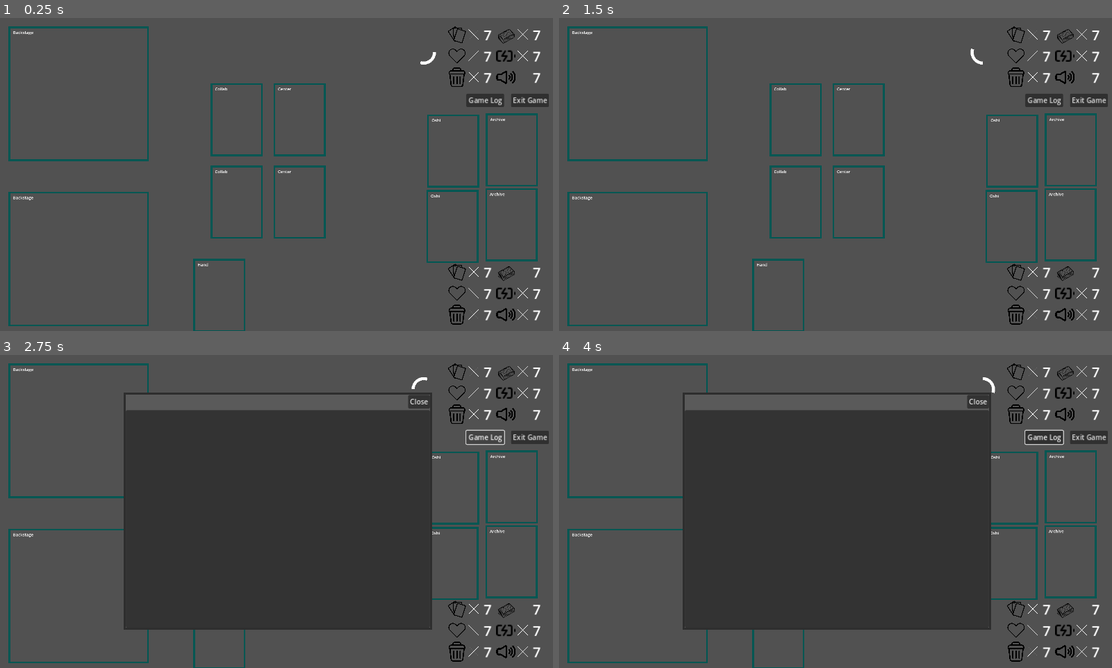
Above: before the commit, frames 1-4 (two rows, left to right).
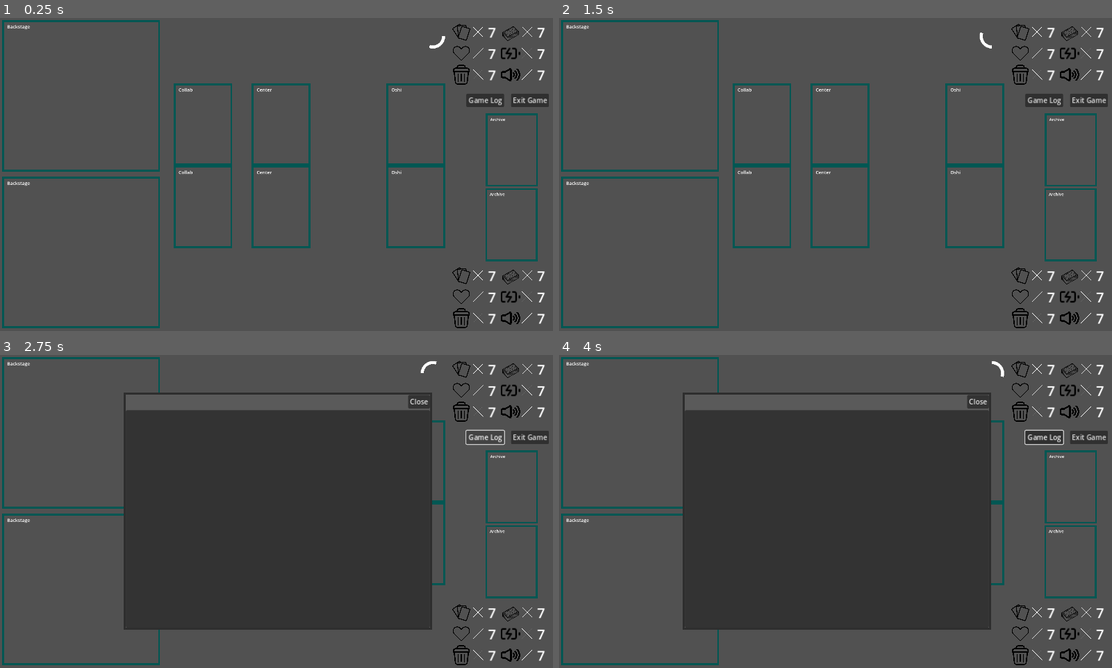
Above: after the commit, the same moments.

Repository: daniel-k-taylor/holocardclient
Game: Godot game, scene res://scenes/game/game.tscn
Same seed, same stepped clock (60 frames per second), same inputs: the game is played once before the commit and once after it. This scene is started directly instead of the project's main scene.
Inputs (mouse positions are in pixels of both pictures, inside the frame that each line leads up to):
- Up to frame 1 (0.25 s): no input
- Up to frame 2 (1.5 s): click "Game Log" at 0.5 s; click "Game Log" at 1.25 s
- Up to frame 3 (2.75 s): click "Game Log" at 2 s
- Up to frame 4 (4 s): tap Enter at 2.75 s; move the mouse to (957, 495) at 2.77 s; move the mouse to (724, 527) at 3.52 s

The runs differ from the first frame. In frame 1, 7.6% of the frame differs, in the area x 0-99%, y 0-100%; in frame 2, 7.6%; in frame 3, 4.4%; in frame 4, 4.4%.

Commit message:
hand layout and resizing things

Diff:
--- a/scenes/game/card_base.gd
+++ b/scenes/game/card_base.gd
@@ -5,7 +5,10 @@
 signal hover_card(card_id, card, hover)
 
 const DefaultCardSize = Vector2(250.0, 350.0)
-const DefaultCardScale = 0.4
+const DefaultCardScale = 0.5
+const StageCardScale = 0.45
+const ReferenceCardScale = 0.6
+const ArchiveCardScale = 0.4
 
 const CheerIndicatorScene = preload("res://scenes/game/cheer_indicator.tscn")
 const CardTextInfoScene = preload("res://scenes/game/card_text_info.tscn")
@@ -41,6 +44,8 @@
 	if is_big_card:
 		visible = false
 		selection_button.visible = false
+	if scale.x == 1.0:
+		scale = Vector2(DefaultCardScale, DefaultCardScale)
 
 func create_card(definition, definition_id, card_id, card_type):
 	_definition = definition
@@ -57,7 +62,6 @@
 func initialize_graphics():
 	card_image.texture = load("res://assets/cards/" + _definition_id + ".png")
 	set_button_visible(false)
-	scale = Vector2(DefaultCardScale, DefaultCardScale)
 	_update_stats()
 	_update_english_text()
 
@@ -76,6 +80,12 @@
 
 func get_texture():
 	return card_image.texture
+
+func on_add_to_zone():
+	if _resting:
+		rotation_degrees = 90
+	else:
+		rotation_degrees = 0
 
 func copy_graphics(card : CardBase):
 	selection_button.visible = false
--- a/scenes/game/card_base.tscn
+++ b/scenes/game/card_base.tscn
@@ -140,7 +140,7 @@
 [node name="MarginContainer" type="MarginContainer" parent="OuterMargin/InnerMargin/PanelContainer/CheerIndicators"]
 layout_mode = 2
 mouse_filter = 2
-theme_override_constants/margin_top = 70
+theme_override_constants/margin_top = 60
 
 [node name="PanelContainer" type="PanelContainer" parent="OuterMargin/InnerMargin/PanelContainer/CheerIndicators"]
 layout_mode = 2
--- a/scenes/game/card_popout.gd
+++ b/scenes/game/card_popout.gd
@@ -7,7 +7,7 @@
 @onready var action_button2 : MultiChoiceButton = $PanelContainer/VBoxContainer/TitleBar/VBoxContainer/HBoxContainer2/ActionButton2
 @onready var action_buttons : Array[MultiChoiceButton] = [action_button1, action_button2]
 
-
+const MaxColumns = 6
 
 const PopoutElementScene = preload("res://scenes/game/popout_element.tscn")
 var callbacks = []
@@ -19,7 +19,7 @@
 	if get_parent() == get_tree().root:
 		var test_cards = []
 		for i in range(33):
-			test_cards.append(CardDatabase.test_create_card("id_" + str(i), "hSD01-001"))
+			test_cards.append(CardDatabase.test_create_card("id_" + str(i), "hSD01-003"))
 
 		show_panel(
 			"[b]Test[/b] here are some instructions",
@@ -51,10 +51,10 @@
 	var count = len(cards)
 	add_card_elements(count)
 
-	if count < 10:
+	if count < MaxColumns:
 		card_grid.columns = max(1, count)
 	else:
-		card_grid.columns = 10
+		card_grid.columns = MaxColumns
 
 	var order_cards_mode = popout_choice_info["order_cards_mode"]
 
--- a/scenes/game/card_zone.gd
+++ b/scenes/game/card_zone.gd
@@ -10,6 +10,10 @@
 @onready var loc5 = $Margin/Layout/GridContainer/ZoneLocation5
 @onready var loc6 = $Margin/Layout/GridContainer/ZoneLocation6
 @onready var zone_locations = [loc1, loc2, loc3, loc4, loc5, loc6]
+
+@onready var CenterCardOval = Vector2(get_viewport().content_scale_size) * Vector2(0.5, 1.3)
+@onready var HorizontalRadius = get_viewport().content_scale_size.x * 0.55
+@onready var VerticalRadius = get_viewport().content_scale_size.y * 0.4
 
 @export var zone_name : String = "Unset" :
 	set(value):
@@ -47,7 +51,7 @@
 func _ready() -> void:
 	zone_text_label.text = zone_name
 	_update_locations()
-	if layout_style == LayoutStyle.Floating:
+	if layout_style == LayoutStyle.Floating or layout_style == LayoutStyle.Hand:
 		set_transparent(true)
 
 func set_transparent(is_transparent):
@@ -60,7 +64,16 @@
 	layout_style = style
 
 func add_card(card : CardBase, at_index : int = -1):
-	set_transparent(false)
+	card.on_add_to_zone()
+	match layout_style:
+		LayoutStyle.Hand:
+			card.scale = Vector2(CardBase.DefaultCardScale, CardBase.DefaultCardScale)
+		LayoutStyle.Archive:
+			card.scale = Vector2(CardBase.ArchiveCardScale, CardBase.ArchiveCardScale)
+		_:
+			card.scale = Vector2(CardBase.StageCardScale, CardBase.StageCardScale)
+	if layout_style == LayoutStyle.Floating:
+		set_transparent(false)
 	if at_index != -1:
 		cards.insert(at_index, card)
 	else:
@@ -73,11 +86,7 @@
 		card_offset = cards[0].scale * (CardBase.DefaultCardSize / 2)
 	if layout_style == LayoutStyle.Hand:
 		order_hand()
-		var center = loc1.global_position + card_offset
-		for i in range(len(cards)):
-			var card = cards[i]
-			card.position = center
-			card.position.x += i * 80
+		layout_player_hand()
 	elif layout_style == LayoutStyle.Backstage:
 		assert(len(cards) < 7)
 		for i in range(len(cards)):
@@ -114,3 +123,37 @@
 	func(a, b):
 		return a.compare(b)
 	)
+
+func layout_player_hand():
+	var num_cards = len(cards)
+	if num_cards > 0:
+		if num_cards == 1:
+			var card : CardBase = cards[0]
+			var angle = deg_to_rad(90)
+			var ovalAngleVector = Vector2(HorizontalRadius * cos(angle), -VerticalRadius * sin(angle))
+			var dst_pos = CenterCardOval + ovalAngleVector
+			card.position = dst_pos
+		else:
+			var min_angle = deg_to_rad(60)
+			var max_angle = deg_to_rad(120)
+			var max_angle_diff = deg_to_rad(10)
+
+			var angle_diff = (max_angle - min_angle) / (num_cards - 1)
+			if angle_diff > max_angle_diff:
+				angle_diff = max_angle_diff
+				var total_angle = min_angle + angle_diff * (num_cards - 1)
+				var extra_angle = (max_angle - total_angle) / 2
+				min_angle += extra_angle
+				max_angle -= extra_angle
+
+			for i in range(num_cards):
+				var card : CardBase = cards[i]
+
+				# Calculate the angle for this card, distributing the cards evenly between min_angle and max_angle
+				var angle = min_angle + i * (max_angle - min_angle) / (num_cards - 1)
+
+				var ovalAngleVector = Vector2(HorizontalRadius * cos(angle), -VerticalRadius * sin(angle))
+				var dst_pos = CenterCardOval + ovalAngleVector # - size/2
+				var dst_rot = (90 - rad_to_deg(angle)) / 4
+				card.position = dst_pos
+				card.rotation_degrees = dst_rot
--- a/scenes/game/card_zone.tscn
+++ b/scenes/game/card_zone.tscn
@@ -32,7 +32,7 @@
 [node name="ZoneName" type="Label" parent="Margin/Layout"]
 layout_mode = 2
 theme_override_font_sizes/font_size = 24
-text = "ZoneName"
+text = "Unset"
 
 [node name="GridContainer" type="GridContainer" parent="Margin/Layout"]
 layout_mode = 2
@@ -44,26 +44,31 @@
 size_flags_vertical = 3
 
 [node name="ZoneLocation2" type="MarginContainer" parent="Margin/Layout/GridContainer"]
+visible = false
 custom_minimum_size = Vector2(250, 350)
 layout_mode = 2
 size_flags_vertical = 3
 
 [node name="ZoneLocation3" type="MarginContainer" parent="Margin/Layout/GridContainer"]
+visible = false
 custom_minimum_size = Vector2(250, 350)
 layout_mode = 2
 size_flags_vertical = 3
 
 [node name="ZoneLocation4" type="MarginContainer" parent="Margin/Layout/GridContainer"]
+visible = false
 custom_minimum_size = Vector2(250, 350)
 layout_mode = 2
 size_flags_vertical = 3
 
 [node name="ZoneLocation5" type="MarginContainer" parent="Margin/Layout/GridContainer"]
+visible = false
 custom_minimum_size = Vector2(250, 350)
 layout_mode = 2
 size_flags_vertical = 3
 
 [node name="ZoneLocation6" type="MarginContainer" parent="Margin/Layout/GridContainer"]
+visible = false
 custom_minimum_size = Vector2(250, 350)
 layout_mode = 2
 size_flags_vertical = 3
--- a/scenes/game/game.tscn
+++ b/scenes/game/game.tscn
@@ -36,16 +36,16 @@
 text = "Game Log"
 
 [node name="OpponentStatsGroup" parent="." instance=ExtResource("2_yswsg")]
-offset_left = 1030.0
-offset_top = 16.0
-offset_right = 1244.0
-offset_bottom = 159.0
+offset_left = 1040.0
+offset_top = 10.0
+offset_right = 1254.0
+offset_bottom = 153.0
 
 [node name="MeStatsGroup" parent="." instance=ExtResource("2_yswsg")]
-offset_left = 1030.0
-offset_top = 562.0
-offset_right = 1244.0
-offset_bottom = 705.0
+offset_left = 1040.0
+offset_top = 570.0
+offset_right = 1254.0
+offset_bottom = 713.0
 
 [node name="MeArchive" parent="." instance=ExtResource("10_bk3r3")]
 offset_left = 1118.0
@@ -57,43 +57,44 @@
 layout_style = 0
 
 [node name="MeBackstage" parent="." instance=ExtResource("10_bk3r3")]
-offset_left = 20.0
-offset_top = 400.0
-offset_right = 828.0
-offset_bottom = 1172.0
-scale = Vector2(0.4, 0.4)
+offset_left = 5.0
+offset_top = 365.0
+offset_right = 813.0
+offset_bottom = 1137.0
+scale = Vector2(0.45, 0.45)
 zone_name = "Backstage"
 layout_style = 3
 
 [node name="MeCenter" parent="." instance=ExtResource("10_bk3r3")]
-offset_left = 630.0
+offset_left = 580.0
 offset_top = 340.0
-offset_right = 930.0
+offset_right = 880.0
 offset_bottom = 758.0
-scale = Vector2(0.4, 0.4)
+scale = Vector2(0.45, 0.45)
 zone_name = "Center"
 
 [node name="MeCollab" parent="." instance=ExtResource("10_bk3r3")]
-offset_left = 485.0
+offset_left = 400.0
 offset_top = 340.0
-offset_right = 785.0
+offset_right = 700.0
 offset_bottom = 758.0
-scale = Vector2(0.4, 0.4)
+scale = Vector2(0.45, 0.45)
 zone_name = "Collab"
 
 [node name="MeOshi" parent="." instance=ExtResource("10_bk3r3")]
-offset_left = 982.0
-offset_top = 396.0
-offset_right = 1232.0
-offset_bottom = 746.0
-scale = Vector2(0.4, 0.4)
+offset_left = 890.0
+offset_top = 340.0
+offset_right = 1190.0
+offset_bottom = 758.0
+scale = Vector2(0.45, 0.45)
 zone_name = "Oshi"
 
 [node name="MeHand" parent="." instance=ExtResource("10_bk3r3")]
-offset_left = 445.0
-offset_top = 554.0
-offset_right = 695.0
-offset_bottom = 904.0
+modulate = Color(1, 1, 1, 0)
+offset_left = 610.0
+offset_top = 542.0
+offset_right = 910.0
+offset_bottom = 960.0
 scale = Vector2(0.4, 0.4)
 zone_name = "Hand"
 layout_style = 2
@@ -108,45 +109,45 @@
 layout_style = 0
 
 [node name="OpponentBackstage" parent="." instance=ExtResource("10_bk3r3")]
-offset_left = 20.0
-offset_top = 20.0
-offset_right = 828.0
-offset_bottom = 792.0
-scale = Vector2(0.4, 0.4)
+offset_left = 5.0
+offset_top = 5.0
+offset_right = 813.0
+offset_bottom = 777.0
+scale = Vector2(0.45, 0.45)
 zone_name = "Backstage"
 layout_style = 3
 
 [node name="OpponentCenter" parent="." instance=ExtResource("10_bk3r3")]
-offset_left = 630.0
+offset_left = 580.0
 offset_top = 150.0
-offset_right = 930.0
+offset_right = 880.0
 offset_bottom = 568.0
-scale = Vector2(0.4, 0.4)
+scale = Vector2(0.45, 0.45)
 zone_name = "Center"
 
 [node name="OpponentCollab" parent="." instance=ExtResource("10_bk3r3")]
-offset_left = 485.0
+offset_left = 400.0
 offset_top = 150.0
-offset_right = 785.0
+offset_right = 700.0
 offset_bottom = 568.0
-scale = Vector2(0.4, 0.4)
+scale = Vector2(0.45, 0.45)
 zone_name = "Collab"
 
 [node name="OpponentOshi" parent="." instance=ExtResource("10_bk3r3")]
-offset_left = 984.0
-offset_top = 222.0
-offset_right = 1234.0
-offset_bottom = 572.0
-scale = Vector2(0.4, 0.4)
+offset_left = 890.0
+offset_top = 150.0
+offset_right = 1190.0
+offset_bottom = 568.0
+scale = Vector2(0.45, 0.45)
 zone_name = "Oshi"
 
 [node name="FloatingCardZone" parent="." instance=ExtResource("10_bk3r3")]
 modulate = Color(1, 1, 1, 0)
-offset_left = 803.0
-offset_top = 266.0
-offset_right = 1053.0
-offset_bottom = 616.0
-scale = Vector2(0.4, 0.4)
+offset_left = 730.0
+offset_top = 260.0
+offset_right = 1030.0
+offset_bottom = 678.0
+scale = Vector2(0.45, 0.45)
 zone_name = "Playing"
 layout_style = 4
 
@@ -195,10 +196,10 @@
 autowrap_mode = 0
 
 [node name="ThinkingSpinner" type="TextureProgressBar" parent="."]
-offset_left = 944.0
-offset_top = 47.0
-offset_right = 1008.0
-offset_bottom = 111.0
+offset_left = 965.0
+offset_top = 10.0
+offset_right = 1029.0
+offset_bottom = 74.0
 value = 30.0
 fill_mode = 4
 texture_progress = ExtResource("12_j6jby")
@@ -215,6 +216,7 @@
 visible = false
 
 [node name="BigCard" parent="." instance=ExtResource("8_13v6m")]
+visible = false
 position = Vector2(1000, 280)
 scale = Vector2(1.5, 1.5)
 is_big_card = true
--- a/scenes/game/multichoicebutton.tscn
+++ b/scenes/game/multichoicebutton.tscn
@@ -20,7 +20,6 @@
 layout_mode = 2
 mouse_filter = 2
 bbcode_enabled = true
-text = "Choice 0"
 fit_content = true
 scroll_active = false
 autowrap_mode = 0
--- a/scenes/game/popout_element.gd
+++ b/scenes/game/popout_element.gd
@@ -9,6 +9,8 @@
 
 func _ready():
 	set_top_visible(false)
+	placeholder.custom_minimum_size.x = CardBase.DefaultCardSize.x * CardBase.ReferenceCardScale
+	placeholder.custom_minimum_size.y = CardBase.DefaultCardSize.y * CardBase.ReferenceCardScale
 
 func set_card_controls(enabled:bool, move_callback):
 	controls.visible = enabled
@@ -19,7 +21,8 @@
 
 func add_card(card : CardBase):
 	placeholder.add_child(card)
-	card.position = CardBase.DefaultCardScale * (CardBase.DefaultCardSize / 2)
+	card.scale = Vector2(CardBase.ReferenceCardScale, CardBase.ReferenceCardScale)
+	card.position = CardBase.ReferenceCardScale * (CardBase.DefaultCardSize / 2)
 
 func get_card_id():
 	return placeholder.get_child(0)._card_id
--- a/scenes/game/popout_element.tscn
+++ b/scenes/game/popout_element.tscn
@@ -12,6 +12,8 @@
 [sub_resource type="StyleBoxEmpty" id="StyleBoxEmpty_mai8v"]
 
 [node name="PopoutElement" type="PanelContainer"]
+offset_right = 122.0
+offset_bottom = 204.0
 theme_override_styles/panel = SubResource("StyleBoxFlat_o3o6m")
 script = ExtResource("1_hpmv6")
 
@@ -89,7 +91,7 @@
 stretch_mode = 0
 
 [node name="CardPlaceholder" type="MarginContainer" parent="MarginContainer/VBoxContainer"]
-custom_minimum_size = Vector2(100, 140)
+custom_minimum_size = Vector2(112.5, 157.5)
 layout_mode = 2
 size_flags_horizontal = 4
 size_flags_vertical = 4
Not shown, changed: work.todo
